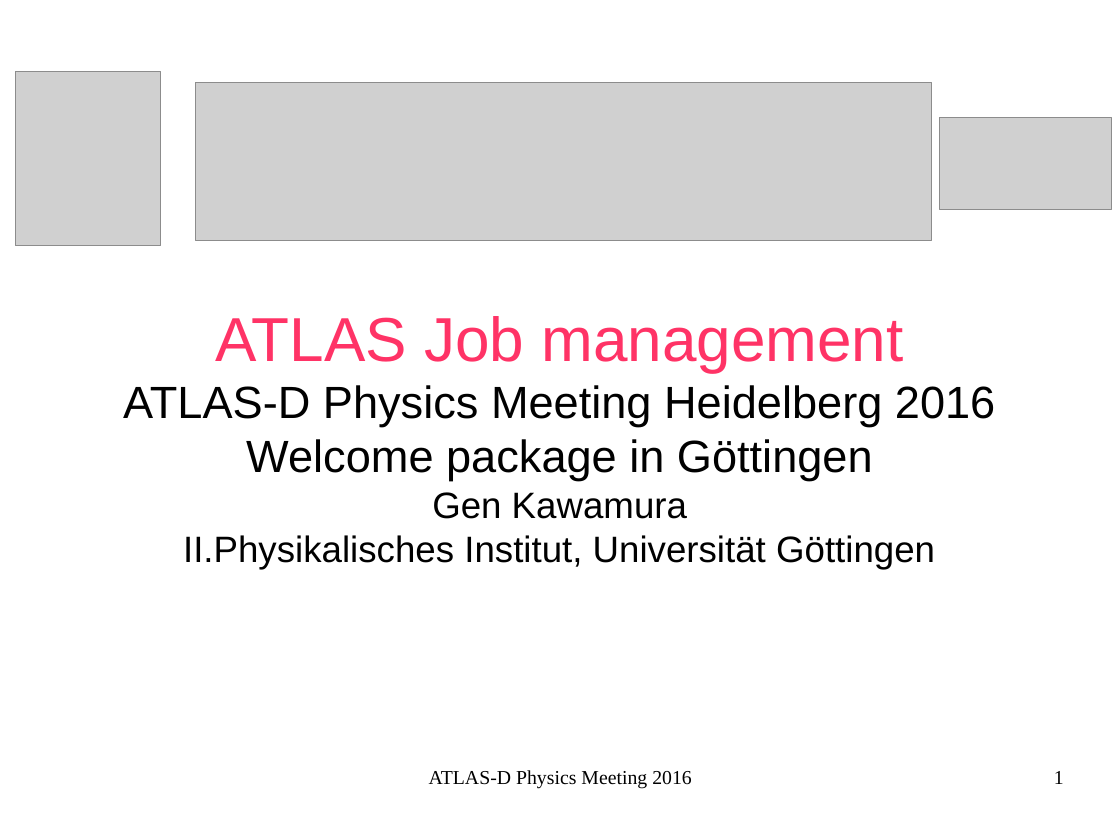
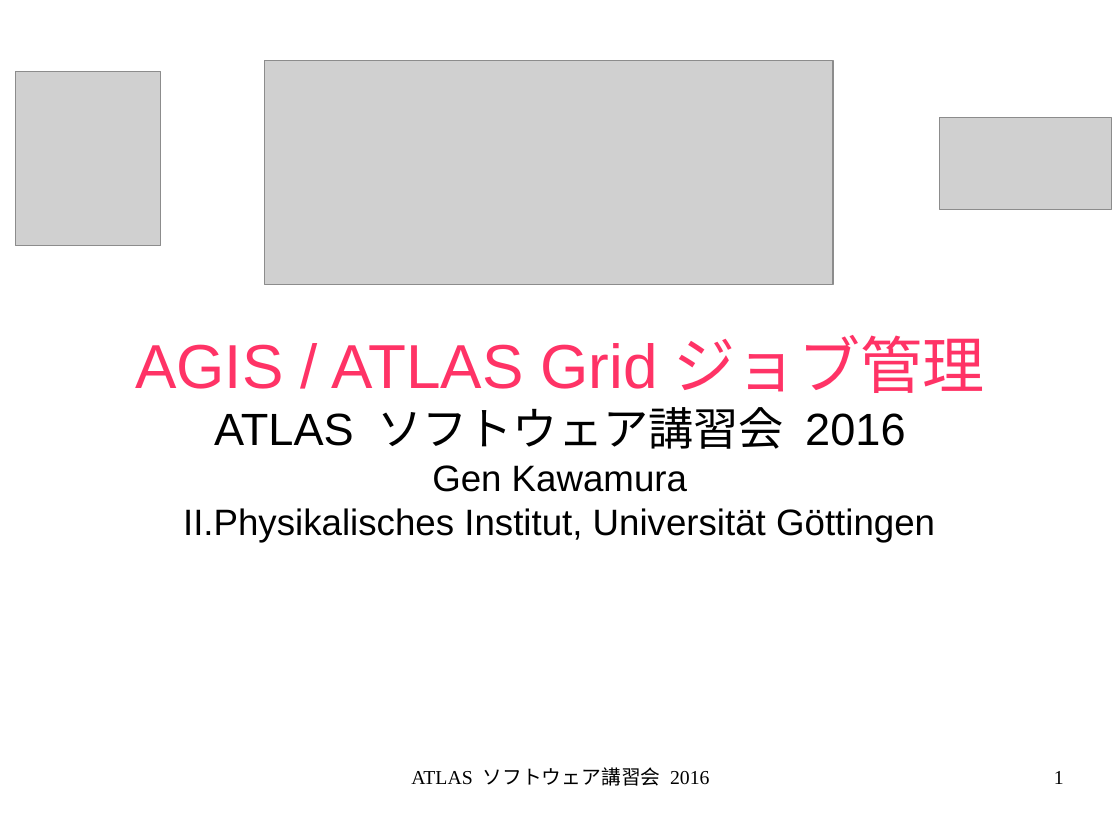
Before and after one commit to GenKawamura/2016-ATLAS-Japan-computing-tutorial, a slide deck: slide 1 of slides/odp/job_management.odp. Drawn at 1120x840 pixels with LibreOffice and Linux fonts; fonts in the diff are those of the drawing; grey boxes stand for pictures; background and template pictures are left out. Boxes give left, top, right and bottom in pixels: in the first picture for what was removed or moved away, otherwise in the second. Text is boxed around its words. In the diff, an @@ line names an element or a change of style, - is before the commit and + after.

```diff
--- a/slides/odp/job_management.odp
+++ b/slides/odp/job_management.odp
@@ picture: place and size @@
-picture at <box>195,82,932,240</box>
+picture at <box>264,61,833,285</box>
@@ subtitle at <box>135,344,905,449</box>: text changed; size 32 to 44 pt; text colour #000000 to #FF3366 @@
-ATLAS Job management
-ATLAS-D Physics Meeting Heidelberg 2016
-Welcome package in Göttingen
+AGIS / ATLAS Gridジョブ管理
+ATLAS ソフトウェア講習会 2016
@@ text at <box>411,767,710,786</box>: text changed @@
-ATLAS-D Physics Meeting 2016
+ATLAS ソフトウェア講習会 2016
```
Also in this commit, not shown: 6 other slides changed, 9 slides added, 8 other files.
